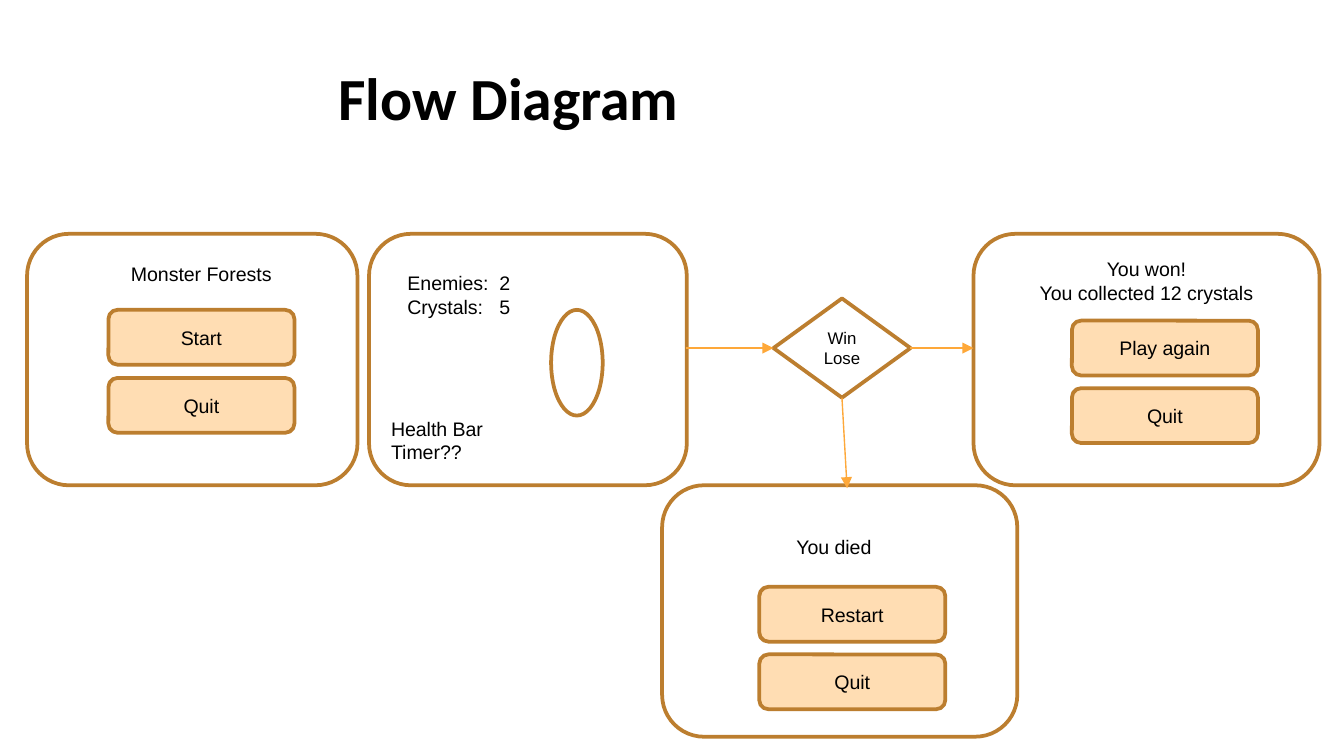
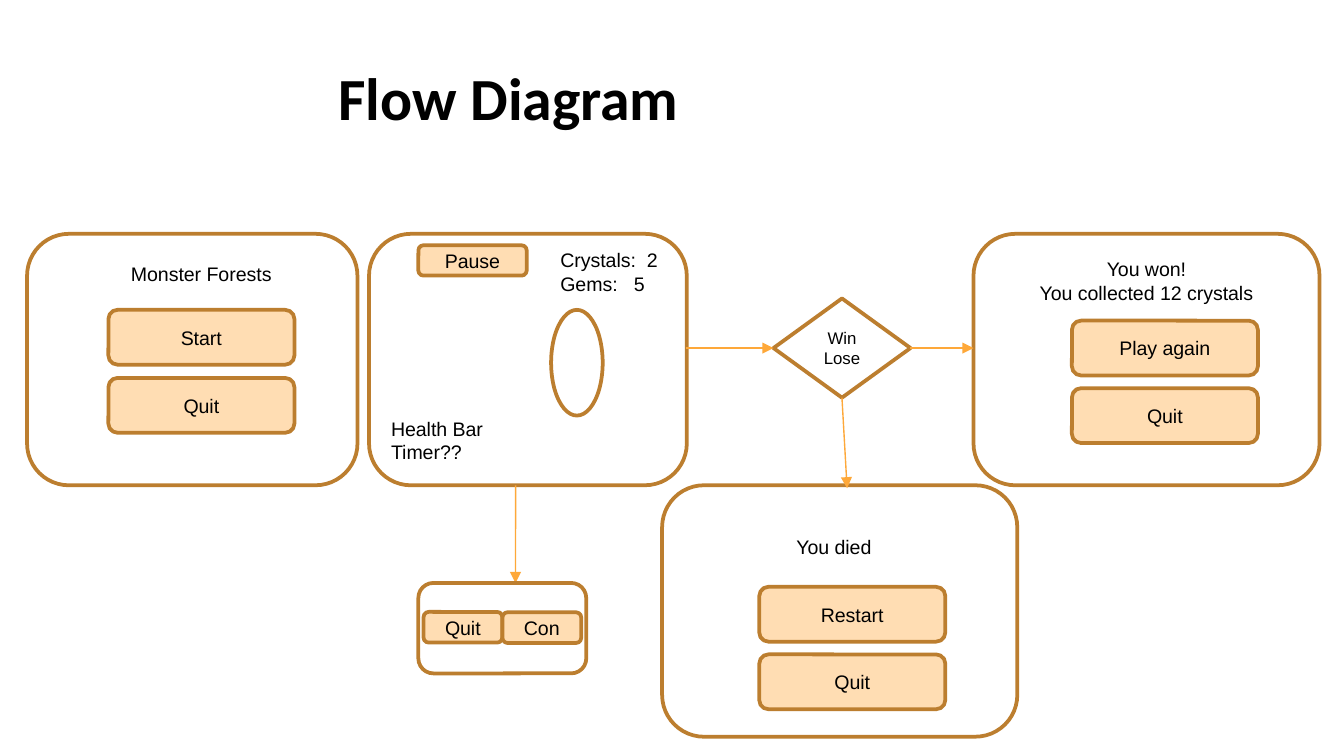
Before and after one commit to monforest/Assets, a slide deck: slide 10 of Documents/GameDesignDocument.pptx. Drawn at 1344x756 pixels with LibreOffice and Linux fonts; fonts in the diff are those of the drawing. Boxes give left, top, right and bottom in pixels: in the first picture for what was removed or moved away, otherwise in the second. Text is boxed around its words. In the diff, an @@ line names an element or a change of style, - is before the commit and + after.

```diff
--- a/Documents/GameDesignDocument.pptx
+++ b/Documents/GameDesignDocument.pptx
@@ rounded rectangle "Crystals: 2": place and size @@
-rounded rectangle "Crystals: 2" at [407,275,510,318]
+rounded rectangle "Crystals: 2" at [544,237,704,306]
@@ rounded rectangle added at [418,246,527,277], fill #FFDDB3, outline #BD7F2F 2 pt, 10.5 pt, text #000000 @@
+Pause
@@ text in rounded rectangle at [560,252,658,292]: text changed @@
-Enemies: 2
-Crystals: 5
+Crystals: 2
+Gems: 5
@@ arrow added from (516, 485) to (516, 583), #FEA83A 0.75 pt @@
@@ rounded rectangle added at [418,583,586,673], outline #BD7F2F 2 pt @@
@@ rounded rectangle added at [423,612,503,642], fill #FFDDB3, outline #BD7F2F 2 pt, 10.5 pt, text #000000 @@
+Quit
@@ rounded rectangle added at [503,613,582,644], fill #FFDDB3, outline #BD7F2F 2 pt, 10.5 pt, text #000000 @@
+Con
```
Also in this commit, not shown: 10 other slides changed.
